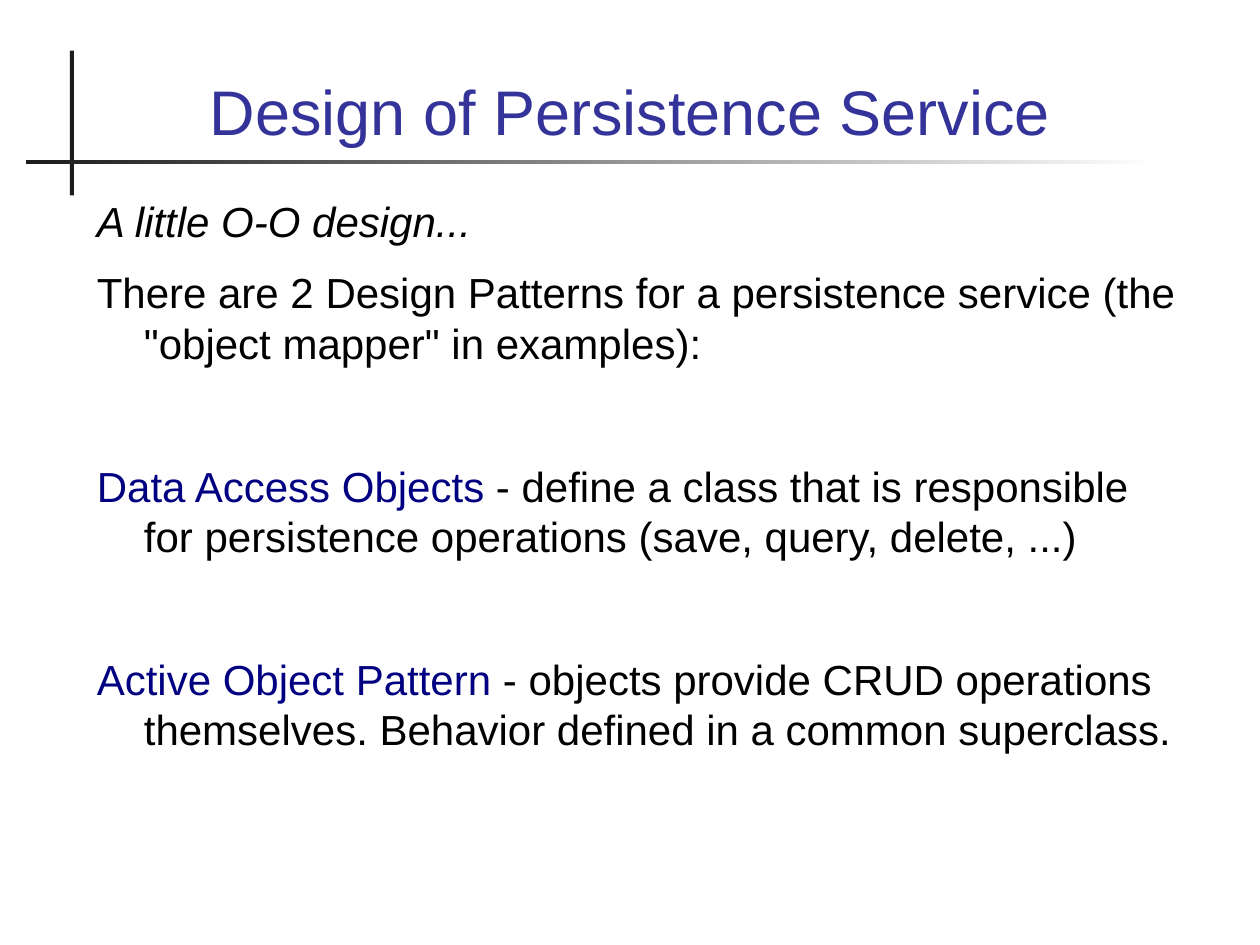
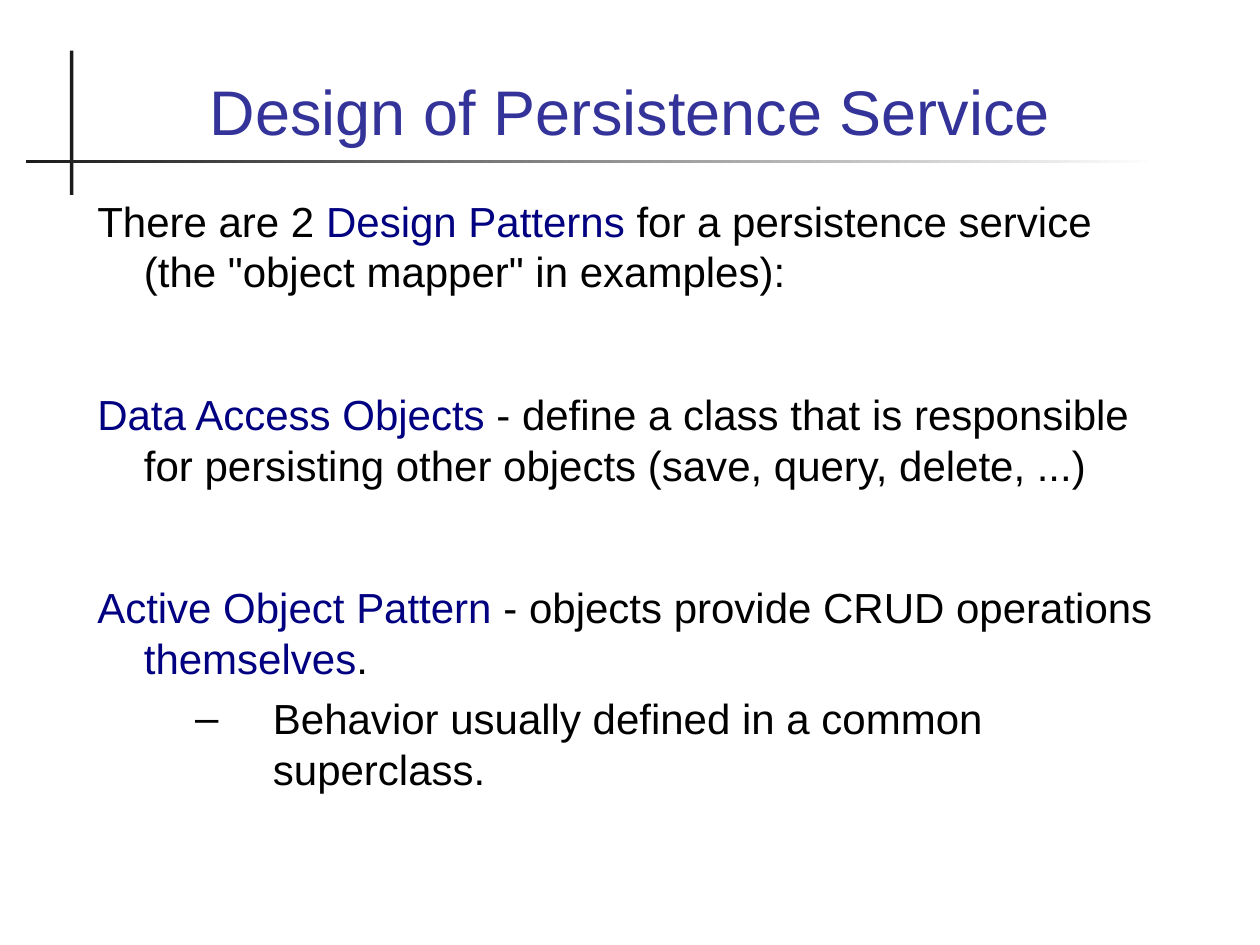
Before and after one commit to cpske/ISP, a slide deck: slide 16 of database/Persistence-and-ORM.ppt (slide 17 before the commit). Drawn at 1260x945 pixels with LibreOffice and Linux fonts; fonts in the diff are those of the drawing. Boxes give left, top, right and bottom in pixels: in the first picture for what was removed or moved away, otherwise in the second. Text is boxed around its words. In the diff, an @@ line names an element or a change of style, - is before the commit and + after.

Commit message:
add data types and queries to database slides

```diff
--- a/database/Persistence-and-ORM.ppt
+++ b/database/Persistence-and-ORM.ppt
@@ text at [97,206,471,245]: paragraph removed @@
-A little O-O design...
@@ text at [97,206,1092,296]: text colour #000000 to #000080 in "Design Patterns" @@
@@ text at [97,399,1152,793]: text changed @@
-Data Access Objects - define a class that is responsible for persistence operations (save, query, delete, ...)
-Active Object Pattern - objects provide CRUD operations themselves. Behavior defined in a common superclass.
+Data Access Objects - define a class that is responsible for persisting other objects (save, query, delete, ...)
+Active Object Pattern - objects provide CRUD operations themselves.
+  – Behavior usually defined in a common superclass.
```
Also in this commit, not shown: 14 other slides changed, 3 slides added, 1 slide removed, 3 other files.
